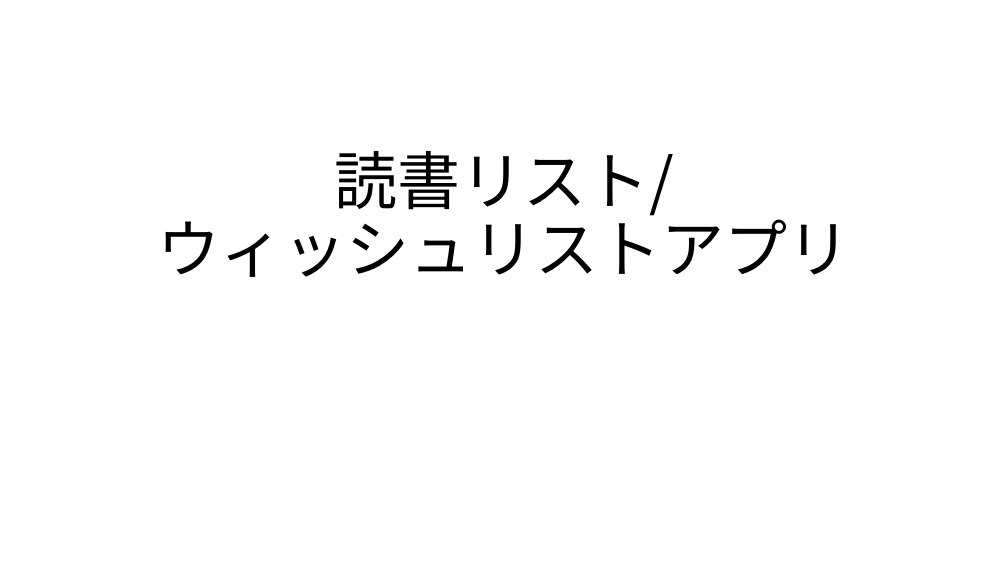
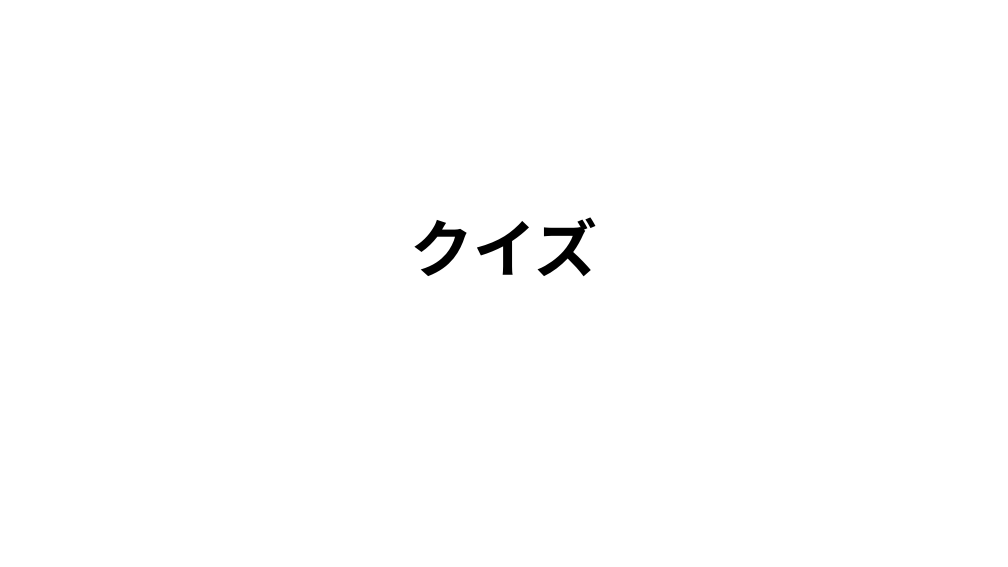
Before and after one commit to Maple-robin/flutter2025, a slide deck: slide 2 of flutter_仕様書.pptx. Drawn at 1008x567 pixels with LibreOffice and Linux fonts; fonts in the diff are those of the drawing. Boxes give left, top, right and bottom in pixels: in the first picture for what was removed or moved away, otherwise in the second. Text is boxed around its words. In the diff, an @@ line names an element or a change of style, - is before the commit and + after.

```diff
--- a/flutter_仕様書.pptx
+++ b/flutter_仕様書.pptx
@@ title at (x1=410, y1=217, x2=597, y2=276): text changed; bold on @@
-読書リスト/
-ウィッシュリストアプリ
+クイズ
```
Also in this commit, not shown: 1 other slide changed.
